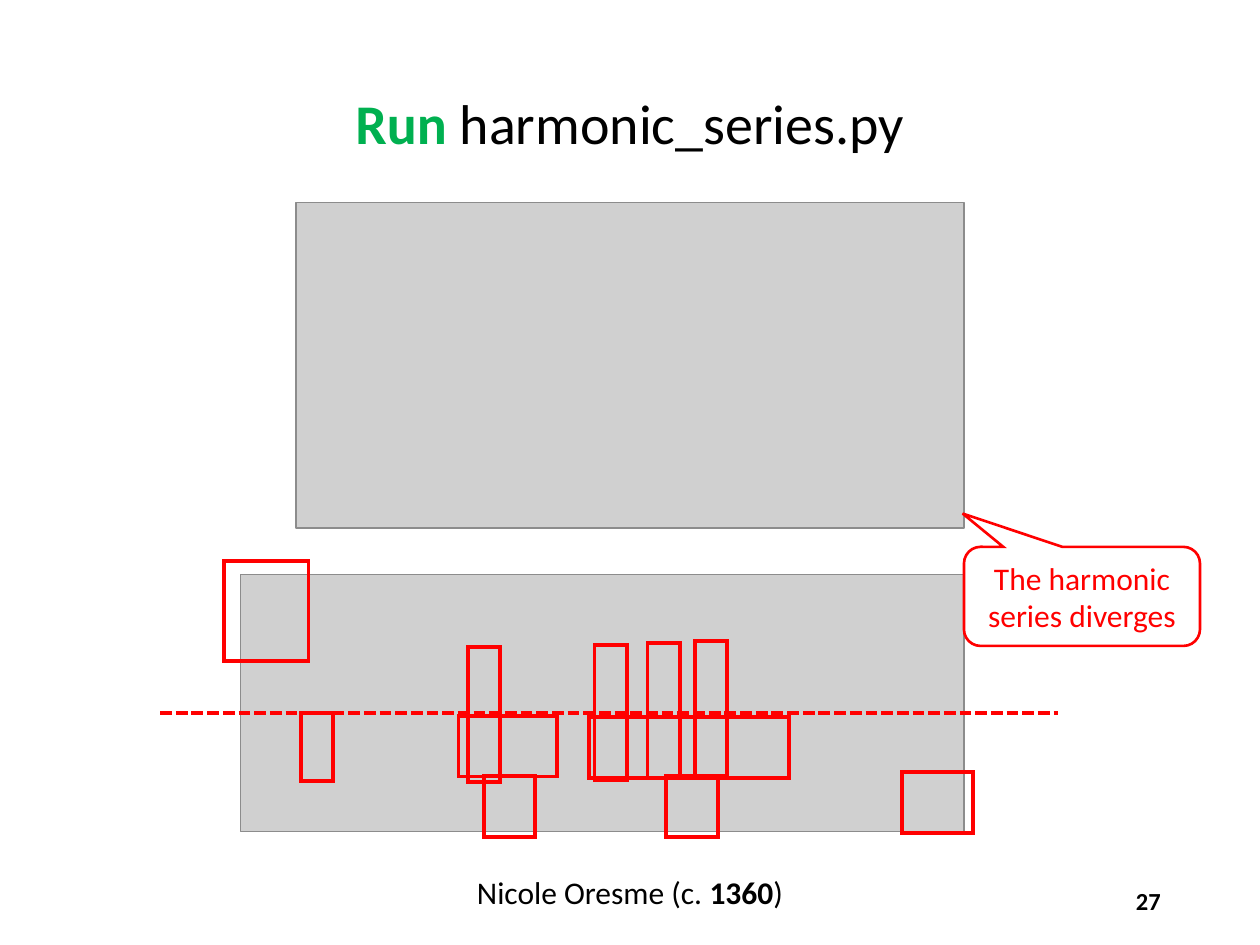
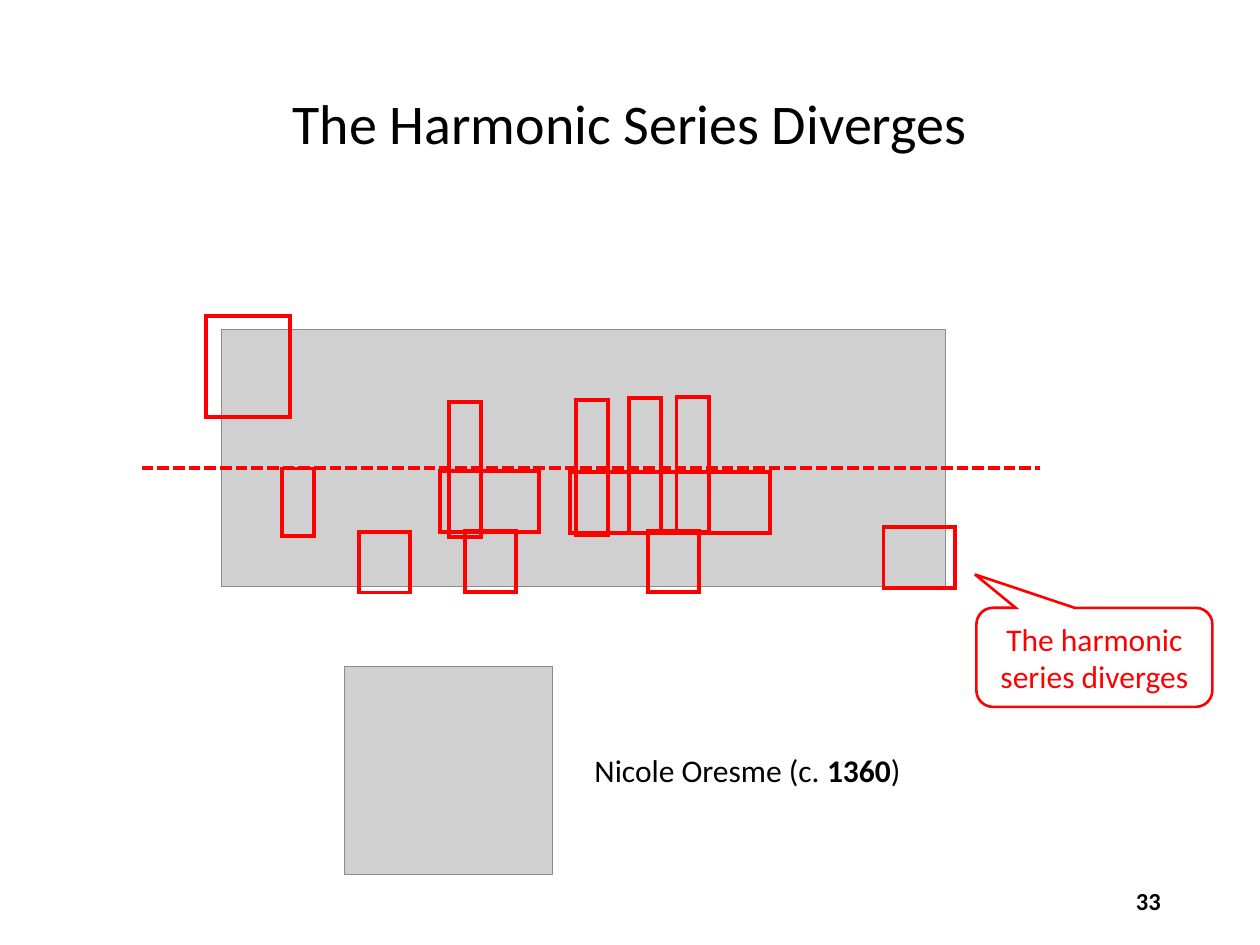
Before and after one commit to noahchampagne/QIS101, a slide deck: slide 33 of slides/Session 03 - Introducing Python/Session 03 - Introducing Python.pptx (slide 27 before the commit). Drawn at 1260x945 pixels with LibreOffice and Linux fonts; fonts in the diff are those of the drawing; grey boxes stand for pictures. Boxes give left, top, right and bottom in pixels: in the first picture for what was removed or moved away, otherwise in the second. Text is boxed around its words. In the diff, an @@ line names an element or a change of style, - is before the commit and + after.

Commit message:
Update screenshots

```diff
--- a/slides/Session 03 - Introducing Python/Session 03 - Introducing Python.pptx
+++ b/slides/Session 03 - Introducing Python/Session 03 - Introducing Python.pptx
@@ text at box(292, 105, 966, 154): text changed @@
-Run harmonic_series.py
+The Harmonic Series Diverges
@@ picture removed at box(296, 203, 964, 528) @@
@@ rectangle added at box(205, 316, 290, 417), outline #FF0000 2.25 pt @@
@@ rectangle: place and size @@
-rectangle at box(696, 641, 728, 776)
+rectangle at box(450, 402, 483, 537)
@@ rectangle: place and size @@
-rectangle at box(467, 646, 500, 781)
+rectangle at box(576, 399, 609, 534)
@@ rectangle: place and size @@
-rectangle at box(595, 645, 627, 780)
+rectangle at box(629, 398, 662, 533)
@@ rectangle: place and size @@
-rectangle at box(648, 643, 680, 777)
+rectangle at box(677, 397, 709, 532)
@@ 4 rectangles, 1 picture, 1 line: place and size @@
-4 rectangles, 1 picture, 1 line at box(160, 575, 1058, 833)
+4 rectangles, 1 picture, 1 line at box(141, 330, 1040, 588)
@@ rectangle: place and size @@
-rectangle at box(224, 561, 309, 662)
+rectangle at box(359, 532, 411, 592)
@@ rectangle: place and size @@
-rectangle at box(667, 776, 718, 837)
+rectangle at box(465, 532, 517, 592)
@@ rectangle: place and size @@
-rectangle at box(484, 776, 536, 837)
+rectangle at box(648, 532, 699, 592)
@@ rounded speech box "The harmonic series diverges": place and size @@
-rounded speech box "The harmonic series diverges" at box(964, 547, 1200, 646)
+rounded speech box "The harmonic series diverges" at box(976, 607, 1212, 707)
@@ picture added at box(345, 667, 553, 874) @@
@@ text "Nicole Oresme (c. 1360)": place and size @@
-text "Nicole Oresme (c. 1360)" at box(477, 881, 783, 908)
+text "Nicole Oresme (c. 1360)" at box(594, 759, 900, 786)
@@ page number at box(1136, 894, 1161, 910): text changed @@
-27
+33
```
Also in this commit, not shown: 15 other slides changed, 6 slides added.
